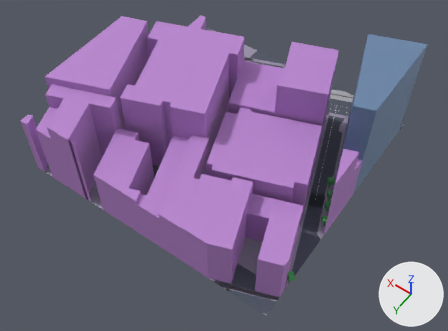
A saved change to the glTF model public/maps/melbourne/chunks/2_-16.glb.
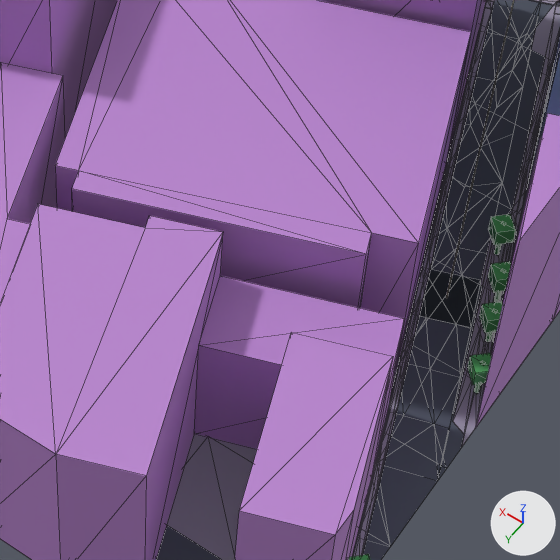
Each version is shown whole from a 50 mm lens placed at (189.5, 2015.4, 217.3), pointed at (283.4, 1883.9, 10.7), then close up on the part from 43% to 77% of the width and 35% to 82% of the height. Arrows for +X, +Y and +Z are at lower right; the lights stay in place. The last two pictures show the newer version. The close-ups show mesh edges as thin lines. Where no turn or scale is listed for an object, it has been applied to the vertices. Vertices at exactly the same position are counted once.

The older version as bpy lines, for what is in view:
```python
me_mesh_0 = bpy.data.meshes.new('Mesh_0')
me_mesh_0.from_pydata(...)  # 2173 vertices, 3219 faces; spans x -60.8..60.8, y -60.0..60.0, z -26.3..26.3
me_mesh_0.materials.append(mat_asphalt)  # greyish blue #4f5563
me_mesh_0.materials.append(mat_pavement)  # grey #9a93a8
me_mesh_0.materials.append(mat_commercial)  # purple #b985cf
me_mesh_0.materials.append(mat_skyscraper)  # blue #718caf
me_mesh_0.materials.append(mat_vegetation)  # green #50a65d
me_mesh_0.materials.append(mat_prop)  # greyish blue #697681
me_mesh_0.materials.append(mat_marking)  # white #f8f6e5
me_mesh_0.materials.append(mat_rail)  # grey #9ea2a8
me_mesh_0.materials.append(mat_concrete)  # grey #adafb3
# before: 843 (-33.8, 36.7, -8.2) at pixel (198, 345), 844 (-30.6, 27.8, -8.2) at pixel (220, 275), 845 (-49.8, 21.0, -8.2) at pixel (404, 318), 847 (-53.0, 29.8, -8.2) at pixel (387, 390)
ob_compiled_chunk = bpy.data.objects.new('compiled-chunk', me_mesh_0)
ob_compiled_chunk.location = (293.2, 1866.0, 26.5)
```
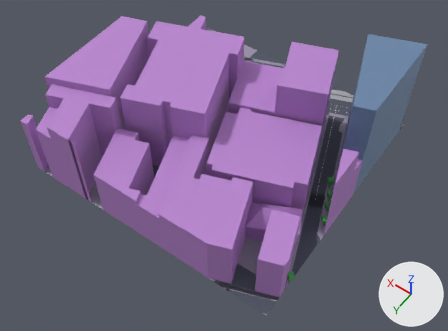
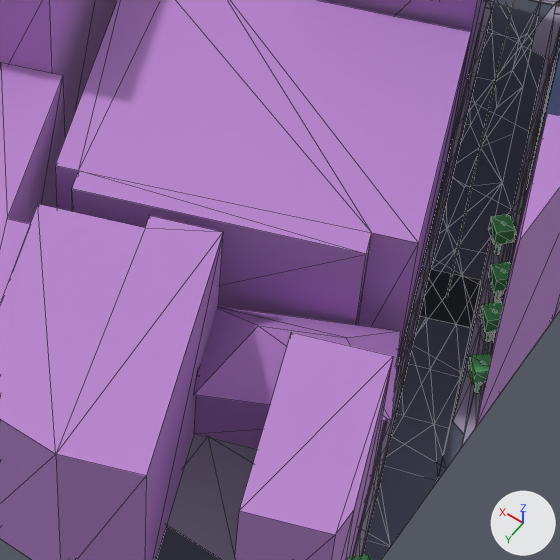
Location of each change, (x1, y1, x2, y2) in pixels of the close-ups (560 x 560 px):
part 1 of me_mesh_0, cut back
    before: (194, 276, 404, 470)
    after: (194, 306, 401, 470)

The change, as a diff of the scene's bpy script:
```diff
--- a/public/maps/melbourne/chunks/2_-16.glb.py
+++ b/public/maps/melbourne/chunks/2_-16.glb.py
@@ me_mesh_0 @@
 # used by ob_compiled_chunk; location = (293.2, 1866.0, 26.5)
 # verts and faces of me_mesh_0; kept vertices keep their numbers, new ones are numbered from 2173
-me_mesh_0.from_pydata(...)  # 2173 vertices, 3219 faces; spans x -60.8..60.8, y -60.0..60.0, z -26.3..26.3
+me_mesh_0.from_pydata(...)  # 2179 vertices, 3225 faces; spans x -60.8..60.8, y -60.0..60.0, z -26.3..26.3
+# me_mesh_0 part 1
+for i in [843, 844, 845, 847]: verts[i] += (0.0, 0.0, -6.0)
+verts[2173] = (-54.0, 29.4, -14.2)  # pixel (391, 421)
+verts[2174] = (-34.9, 38.9, -14.2)  # pixel (193, 394)
+verts[2175] = (-37.6, 30.9, -8.2)  # pixel (258, 325)
+verts[2176] = (-46.0, 26.7, -8.2)  # pixel (346, 337)
+verts[2177] = (-29.6, 28.2, -14.2)
+verts[2178] = (-48.7, 18.7, -14.2)  # pixel (400, 330)
+faces += [(2173, 2174, 2175), (2173, 2175, 2176), (2176, 2177, 2178), (2175, 2177, 2176), (2174, 2177, 2175), (2173, 2176, 2178)]  # mat_commercial (purple #b985cf)
+# other edits to the shape of me_mesh_0 do not show in these pictures
 me_mesh_0.materials.append(mat_asphalt)
```
